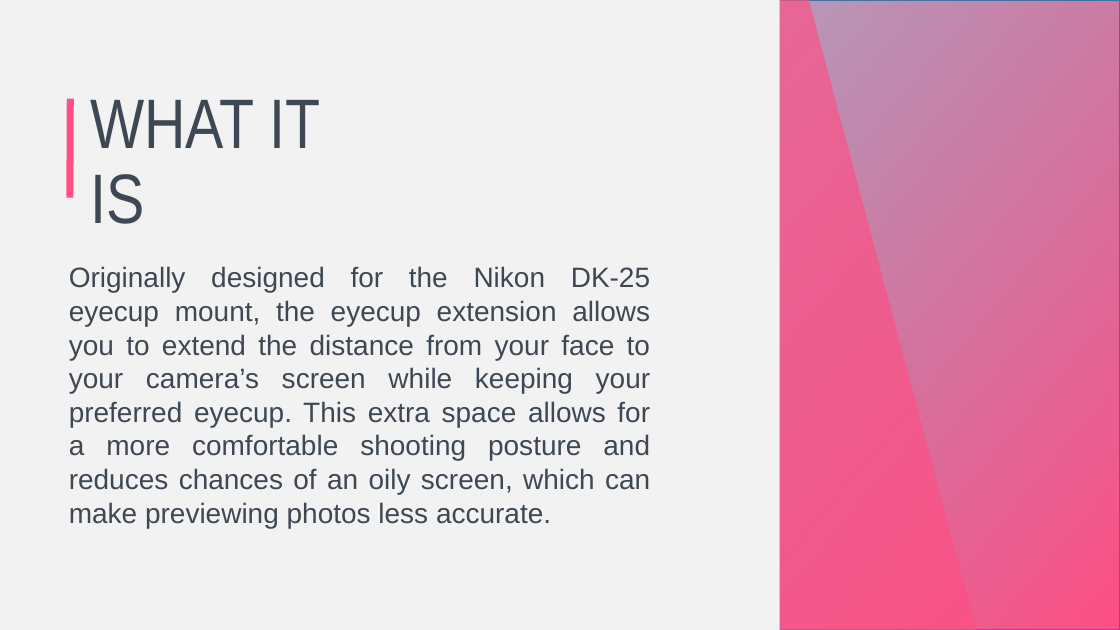
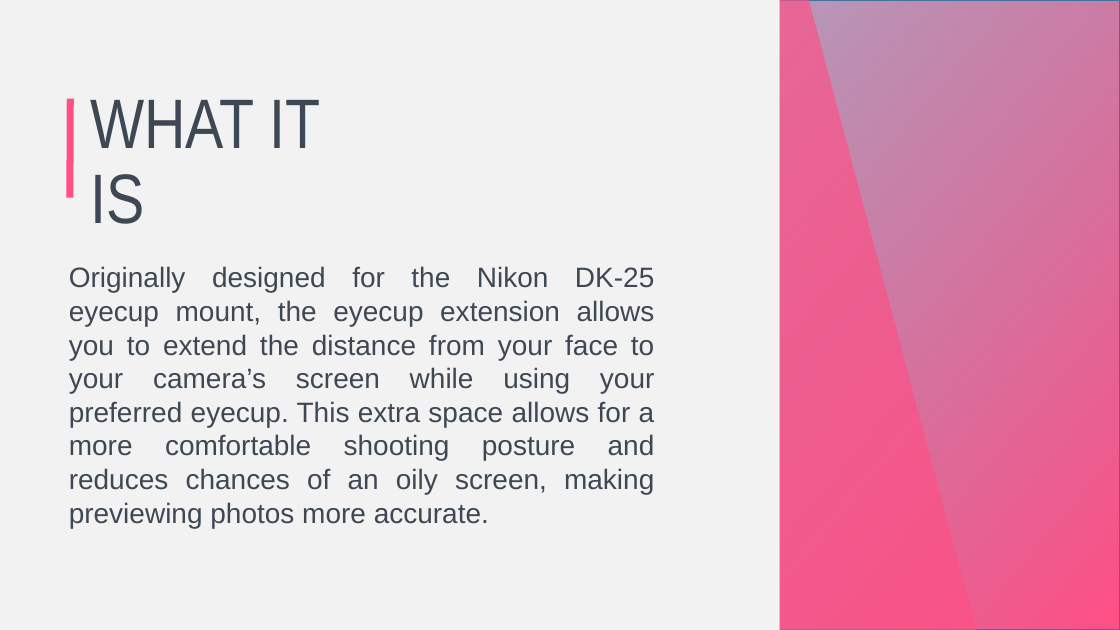
Before and after one commit to papillon-des-ombres/Nikon-D3400-DK-25-Extension, a slide deck: slide 4 of Promo.pptx. Drawn at 1120x630 pixels with LibreOffice and Linux fonts; fonts in the diff are those of the drawing; background and template pictures are left out. Boxes give left, top, right and bottom in pixels: in the first picture for what was removed or moved away, otherwise in the second. Text is boxed around its words. In the diff, an @@ line names an element or a change of style, - is before the commit and + after.

```diff
--- a/Promo.pptx
+++ b/Promo.pptx
@@ text at bbox=[69, 266, 655, 494]: text changed @@
-Originally designed for the Nikon DK-25 eyecup mount, the eyecup extension allows you to extend the distance from your face to your camera’s screen while keeping your preferred eyecup. This extra space allows for a more comfortable shooting posture and reduces chances of an oily screen, which can make previewing photos less accurate.
+Originally designed for the Nikon DK-25 eyecup mount, the eyecup extension allows you to extend the distance from your face to your camera’s screen while using your preferred eyecup. This extra space allows for a more comfortable shooting posture and reduces chances of an oily screen, making previewing photos more accurate.
```
Also in this commit, not shown: 10 other files.
